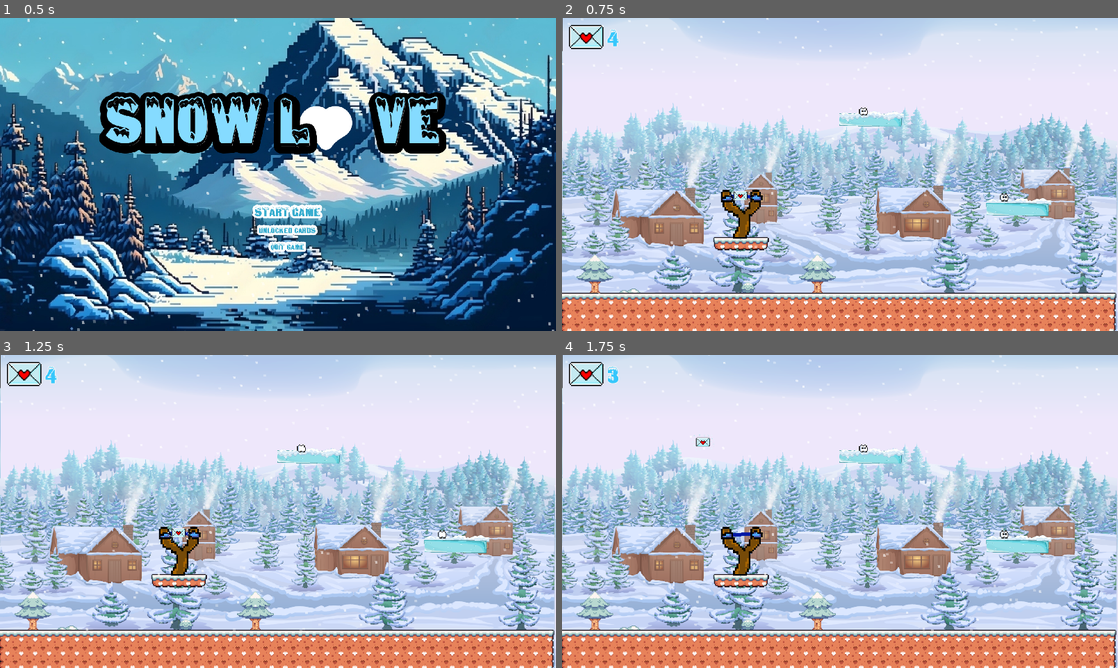
Above: before the commit, frames 1-4 (two rows, left to right).
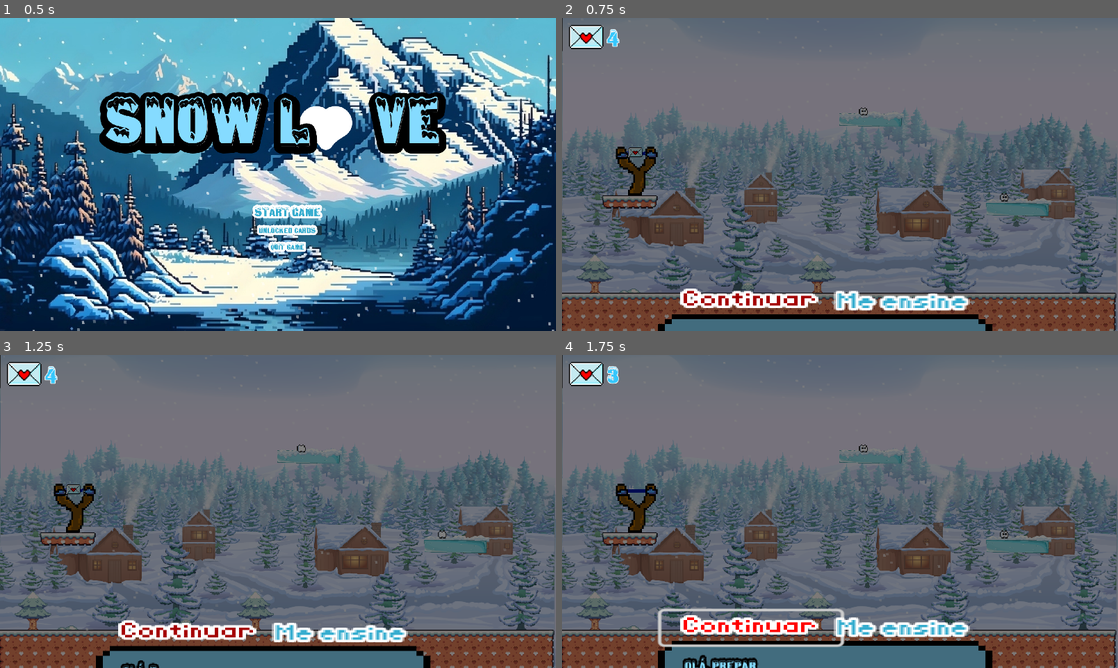
Above: after the commit, the same moments.

Repository: PedroVenanci0/Snow-Love
Game: Godot game, scene res://scenes/menu_principal.tscn
Same seed, same stepped clock (60 frames per second), same inputs: the game is played once before the commit and once after it.
Inputs (mouse positions are in pixels of both pictures, inside the frame that each line leads up to):
- Up to frame 1 (0.5 s): no input
- Up to frame 2 (0.75 s): click "Start Game" at 0.5 s
- Up to frame 3 (1.25 s): no input
- Up to frame 4 (1.75 s): click (751, 633) at 1.25 s, where only the run after the commit has a clickable "Continuar"

Frame 1 is identical in both runs. In frame 2, 99% of the frame differs, in the area x 0-100%, y 0-100%; in frame 3, 99%; in frame 4, 99%.

Commit message:
criação da cena tutorial e correção de bugs

Diff:
--- a/scenes/world_01.tscn
+++ b/scenes/Tutorial.tscn
@@ -1,24 +1,28 @@
-[gd_scene load_steps=22 format=3 uid="uid://dgme7obfo2ryq"]
-
-[ext_resource type="Texture2D" uid="uid://cbtsf8m7gbhhs" path="res://assets/world/Seasonal Tilesets/Seasonal Tilesets/4 - Winter World/Terrain (16 x 16).png" id="1_tgehh"]
-[ext_resource type="Script" path="res://script/world_01.gd" id="1_v5ntp"]
-[ext_resource type="Texture2D" uid="uid://cg0r5cxyfkhpk" path="res://assets/world/Seasonal Tilesets/Seasonal Tilesets/4 - Winter World/Winter_entities (16 x 16).png" id="2_skqpc"]
-[ext_resource type="Shader" path="res://shader/rain_and_snow_shader.gdshader" id="3_ilnu4"]
-[ext_resource type="PackedScene" uid="uid://bht4ua6k7nlh5" path="res://scenes/player.tscn" id="4_niov7"]
-[ext_resource type="Texture2D" uid="uid://c4abypyg6xj37" path="res://assets/free-winter-holiday-game-backgrounds/PNG/BG_02/Layers/Sky.png" id="6_y6oqs"]
-[ext_resource type="Texture2D" uid="uid://co2p1vnvxy3ee" path="res://assets/free-winter-holiday-game-backgrounds/PNG/BG_02/Layers/BG.png" id="7_u1s5n"]
-[ext_resource type="Texture2D" uid="uid://cny7oski58p2n" path="res://assets/free-winter-holiday-game-backgrounds/PNG/BG_02/Layers/Middle.png" id="8_gvnuv"]
-[ext_resource type="Texture2D" uid="uid://b5dsckr80k2dp" path="res://assets/free-winter-holiday-game-backgrounds/PNG/BG_02/Layers/Ground_01.png" id="9_5bl76"]
-[ext_resource type="Texture2D" uid="uid://bcerd0wiu6o76" path="res://assets/free-winter-holiday-game-backgrounds/PNG/BG_02/Layers/Foreground.png" id="10_3v4ay"]
-[ext_resource type="PackedScene" uid="uid://bvxabrpqnao5k" path="res://scenes/scene de pause.tscn" id="11_00qbu"]
-[ext_resource type="PackedScene" uid="uid://cnk01usi4jhcc" path="res://scenes/hud_cards.tscn" id="12_2a8e3"]
-[ext_resource type="PackedScene" uid="uid://bx17gyp3v7exd" path="res://scenes/launchable_card_update.tscn" id="13_b683t"]
-[ext_resource type="PackedScene" uid="uid://cwc81ubq57hyl" path="res://scenes/Slingshot.tscn" id="13_h71wn"]
-[ext_resource type="Texture2D" uid="uid://blbhyvo6m2u0g" path="res://assets/construções pelo mapa/contrução_gelo_02.webp" id="14_ql1qa"]
-[ext_resource type="Texture2D" uid="uid://bb8625sbhk3vc" path="res://assets/tela de cartas/3385744-calota-de-gelo-fixada-vetor-removebg-preview.png" id="15_2h06m"]
+[gd_scene load_steps=26 format=3 uid="uid://dgme7obfo2ryq"]
+
+[ext_resource type="Script" path="res://script/tutorial.gd" id="1_rlqje"]
+[ext_resource type="Texture2D" uid="uid://cbtsf8m7gbhhs" path="res://assets/world/Seasonal Tilesets/Seasonal Tilesets/4 - Winter World/Terrain (16 x 16).png" id="2_imopq"]
+[ext_resource type="Texture2D" uid="uid://cg0r5cxyfkhpk" path="res://assets/world/Seasonal Tilesets/Seasonal Tilesets/4 - Winter World/Winter_entities (16 x 16).png" id="3_f7282"]
+[ext_resource type="Shader" path="res://shader/rain_and_snow_shader.gdshader" id="4_r7af4"]
+[ext_resource type="PackedScene" uid="uid://bht4ua6k7nlh5" path="res://scenes/player.tscn" id="5_iutqr"]
+[ext_resource type="Texture2D" uid="uid://c4abypyg6xj37" path="res://assets/free-winter-holiday-game-backgrounds/PNG/BG_02/Layers/Sky.png" id="6_lokno"]
+[ext_resource type="Texture2D" uid="uid://co2p1vnvxy3ee" path="res://assets/free-winter-holiday-game-backgrounds/PNG/BG_02/Layers/BG.png" id="7_73cmg"]
+[ext_resource type="Texture2D" uid="uid://cny7oski58p2n" path="res://assets/free-winter-holiday-game-backgrounds/PNG/BG_02/Layers/Middle.png" id="8_1k4dr"]
+[ext_resource type="Texture2D" uid="uid://b5dsckr80k2dp" path="res://assets/free-winter-holiday-game-backgrounds/PNG/BG_02/Layers/Ground_01.png" id="9_bivbu"]
+[ext_resource type="Texture2D" uid="uid://bcerd0wiu6o76" path="res://assets/free-winter-holiday-game-backgrounds/PNG/BG_02/Layers/Foreground.png" id="10_qer8k"]
+[ext_resource type="PackedScene" uid="uid://bvxabrpqnao5k" path="res://scenes/scene de pause.tscn" id="11_x1etn"]
+[ext_resource type="PackedScene" uid="uid://cnk01usi4jhcc" path="res://scenes/hud_cards.tscn" id="12_xkbil"]
+[ext_resource type="PackedScene" uid="uid://cwc81ubq57hyl" path="res://scenes/Slingshot.tscn" id="13_q6qgq"]
+[ext_resource type="PackedScene" uid="uid://bx17gyp3v7exd" path="res://scenes/launchable_card_update.tscn" id="14_tyvjf"]
+[ext_resource type="Texture2D" uid="uid://bb8625sbhk3vc" path="res://assets/tela de cartas/3385744-calota-de-gelo-fixada-vetor-removebg-preview.png" id="15_vhwur"]
+[ext_resource type="Texture2D" uid="uid://blbhyvo6m2u0g" path="res://assets/construções pelo mapa/contrução_gelo_02.webp" id="16_r2f45"]
+[ext_resource type="PackedScene" uid="uid://c1pa04jpbwj3e" path="res://scenes/dialog_box.tscn" id="17_sfxi5"]
+[ext_resource type="Texture2D" uid="uid://cn73vhqe6lte4" path="res://assets/dialogconteiner/New Piskel-1.png.png" id="18_ik46n"]
+[ext_resource type="Theme" uid="uid://cf75q256oi40t" path="res://shader/theme_button.tres" id="19_yd8ol"]
+[ext_resource type="FontFile" uid="uid://6bjx631fkm5j" path="res://assets/fontes/RevMiniPixel.ttf" id="20_qmxgl"]
 
 [sub_resource type="TileSetAtlasSource" id="TileSetAtlasSource_53sdi"]
-texture = ExtResource("1_tgehh")
+texture = ExtResource("2_imopq")
 3:1/0 = 0
 3:1/0/physics_layer_0/linear_velocity = Vector2(0, 0)
 3:1/0/physics_layer_0/angular_velocity = 0.0
@@ -400,8 +404,8 @@
 [sub_resource type="RectangleShape2D" id="RectangleShape2D_hg3pr"]
 size = Vector2(83.8123, 248.551)
 
-[node name="world_01" type="Node2D"]
-script = ExtResource("1_v5ntp")
+[node name="Tutorial" type="Node2D"]
+script = ExtResource("1_rlqje")
 
 [node name="Camera2D2" type="Camera2D" parent="."]
 position = Vector2(305, 167)
@@ -417,7 +421,7 @@
 tile_set = SubResource("TileSet_46tct")
 format = 2
 layer_0/name = "Ground"
-layer_0/tile_data = PackedInt32Array(2621440, 262152, 5, 262 …(3937 unchanged characters)… 2687012, 262152, 6, 2687013, 262152, 6, 2162698, 589832, 3, 2162699, 655368, 3, 2162700, 786440, 3, 2162701, 851976, 3)
+layer_0/tile_data = PackedInt32Array(2621440, 262152, 5, 262 …(3937 unchanged characters)… 2687012, 262152, 6, 2687013, 262152, 6, 1966082, 589832, 3, 1966083, 655368, 3, 1966084, 786440, 3, 1966085, 851976, 3)
 layer_1/name = "Trees"
 layer_1/tile_data = PackedInt32Array(2293777, 65545, 1, 2293761, 65545, 1, 2359308, 65545, 5, 2359299, 196617, 5, 2359300, 262153, 5)
 layer_2/name = "Obstacules"
@@ -495,20 +499,20 @@
 [node name="Sprite2D" type="Sprite2D" parent="BG/casas"]
 position = Vector2(-14, -9)
 scale = Vector2(0.332292, 0.328704)
-texture = ExtResource("10_3v4ay")
+texture = ExtResource("10_qer8k")
 centered = false
 
-[node name="SceneDePause" parent="." instance=ExtResource("11_00qbu")]
+[node name="SceneDePause" parent="." instance=ExtResource("11_x1etn")]
 visible = false
 
-[node name="HUD_cards" parent="." instance=ExtResource("12_2a8e3")]
-
-[node name="Slingshot" parent="." node_paths=PackedStringArray("projectile") instance=ExtResource("13_h71wn")]
-position = Vector2(192, 155)
+[node name="HUD_cards" parent="." instance=ExtResource("12_xkbil")]
+
+[node name="Slingshot" parent="." node_paths=PackedStringArray("projectile") instance=ExtResource("13_q6qgq")]
+position = Vector2(71, 105)
 projectile = NodePath("../LaunchableCardUpdate")
 
-[node name="LaunchableCardUpdate" parent="." instance=ExtResource("13_b683t")]
-position = Vector2(194, 155)
+[node name="LaunchableCardUpdate" parent="." instance=ExtResource("14_tyvjf")]
+position = Vector2(73, 105)
 
 [node name="ContruçãoGelo02" type="StaticBody2D" parent="."]
 position = Vector2(513, 167)
@@ -560,6 +564,68 @@
 rotation = -0.0183866
 scale = Vector2(1.01314, 0.961096)
 skew = 0.021626
-texture = ExtResource("14_ql1qa")
+texture = ExtResource("16_r2f45")
 region_enabled = true
 region_rect = Rect2(211.318, 520.773, 92.7273, 251.466)
+
+[node name="conteiner_box_dialog" type="Sprite2D" parent="."]
+process_mode = 3
+z_index = 2
+position = Vector2(283, 345)
+scale = Vector2(1.98438, 1.41406)
+texture = ExtResource("18_ik46n")
+
+[node name="ColorRect" type="ColorRect" parent="conteiner_box_dialog"]
+offset_left = -151.0
+offset_top = -281.0
+offset_right = 173.0
+offset_bottom = 181.0
+color = Color(0, 0, 0, 0.505882)
+
+[node name="dialogBox" parent="conteiner_box_dialog" instance=ExtResource("17_sfxi5")]
+position = Vector2(-142.614, -171.138)
+scale = Vector2(0.503937, 0.707182)
+
+[node name="TextureRect" parent="conteiner_box_dialog/dialogBox" index="0"]
+offset_left = 79.0
+offset_top = 183.0
+offset_right = 584.0
+offset_bottom = 370.0
+
+[node name="Text" parent="conteiner_box_dialog/dialogBox/TextureRect" index="0"]
+layout_mode = 1
+anchors_preset = -1
+anchor_left = -0.0732673
+anchor_top = -0.13369
+anchor_right = -0.0732673
+anchor_bottom = -0.13369
+
+[node name="SkipButton" type="Button" parent="conteiner_box_dialog"]
+offset_left = -91.7165
+offset_top = -60.8177
+offset_right = 12.2835
+offset_bottom = -33.8177
+theme = ExtResource("19_yd8ol")
+theme_override_colors/font_color = Color(0.647059, 0, 0, 1)
+theme_override_constants/outline_size = 8
+theme_override_fonts/font = ExtResource("20_qmxgl")
+theme_override_font_sizes/font_size = 16
+text = "Continuar"
+flat = true
+
+[node name="ContinueButton" type="Button" parent="conteiner_box_dialog"]
+offset_left = -12.0945
+offset_top = -61.5249
+offset_right = 109.906
+offset_bottom = -29.5249
+theme = ExtResource("19_yd8ol")
+theme_override_constants/outline_size = 8
+theme_override_fonts/font = ExtResource("20_qmxgl")
+theme_override_font_sizes/font_size = 16
+text = "Me ensine"
+flat = true
+
+[connection signal="pressed" from="conteiner_box_dialog/SkipButton" to="." method="_on_skip_button_pressed"]
+[connection signal="pressed" from="conteiner_box_dialog/ContinueButton" to="." method="_on_continue_button_pressed"]
+
+[editable path="conteiner_box_dialog/dialogBox"]
--- /dev/null
+++ b/scenes/dialog_box.tscn
@@ -0,0 +1,31 @@
+[gd_scene load_steps=3 format=3 uid="uid://c1pa04jpbwj3e"]
+
+[ext_resource type="Script" path="res://script/dialogBox.gd" id="1_d8dep"]
+[ext_resource type="FontFile" uid="uid://iyo6ms8m752s" path="res://assets/fontes/snowtop_caps/SnowtopCaps.otf" id="3_14xk6"]
+
+[node name="dialogBox" type="Node2D"]
+script = ExtResource("1_d8dep")
+
+[node name="TextureRect" type="TextureRect" parent="."]
+offset_left = 42.0
+offset_top = 157.0
+offset_right = 547.0
+offset_bottom = 344.0
+metadata/_edit_use_anchors_ = true
+
+[node name="Text" type="Label" parent="TextureRect"]
+texture_filter = 1
+offset_left = 85.0
+offset_top = 53.0
+offset_right = 403.0
+offset_bottom = 104.0
+theme_override_colors/font_color = Color(0.521569, 0.858824, 1, 1)
+theme_override_constants/outline_size = 10
+theme_override_fonts/font = ExtResource("3_14xk6")
+theme_override_font_sizes/font_size = 15
+metadata/_edit_use_anchors_ = true
+
+[node name="Timer" type="Timer" parent="."]
+wait_time = 0.1
+
+[connection signal="timeout" from="Timer" to="." method="_on_timer_timeout"]
--- a/scenes/vitoria.tscn
+++ b/scenes/vitoria.tscn
@@ -90,6 +90,7 @@
 theme_override_font_sizes/font_size = 50
 
 [node name="Label2" type="Label" parent="."]
+layout_mode = 0
 offset_left = 150.0
 offset_top = 344.0
 offset_right = 1919.0
@@ -102,6 +103,7 @@
 "
 
 [node name="Label" type="Label" parent="."]
+layout_mode = 0
 offset_left = 152.0
 offset_top = 343.0
 offset_right = 1921.0
--- a/script/Global.gd
+++ b/script/Global.gd
@@ -10,15 +10,16 @@
 var playerInTheScene : int
 var launched : bool
 
+var somente_uma_vez: bool = true
+
 func _ready():
 	pass
 
-
-
 func _process(delta):
-	if playerLoving == playerInTheScene and playerInTheScene > 0 :
+	if playerLoving == playerInTheScene and playerInTheScene > 0 and somente_uma_vez :
 		#await get_tree().create_timer(1.5).timeout
 		get_tree().change_scene_to_file("res://scenes/vitoria.tscn")
+		somente_uma_vez = false
 
 	# DEBUG: Atalho para reiniciar cena
 	if Input.is_action_just_pressed("ui_cancel"):
--- /dev/null
+++ b/script/dialogBox.gd
@@ -0,0 +1,52 @@
+extends Node2D
+
+@onready var text = $TextureRect/Text
+@onready var timer = $Timer
+
+# Dicionário para armazenar mensagens de cada cena
+var msg_queues: Dictionary = {
+	"Tutorial": [
+		"Olá, preparamos um pequeno tutorial para\n ajudar você a encontrar o amor\n neste mundo gelado...",
+		"Caso não queira passar pelo tutorial\n e já saiba como conseguir um amor,\n pressione o botão (SKIP); caso contrário,\n pressione (Continuar)."
+	],
+	"CartaDesbloqueadas": [
+		"Mensagem 1 da cena 2...",
+		"Mensagem 2 da cena 2..."
+	],
+
+}
+
+func _ready():
+	# Mostra a primeira mensagem da cena atual quando o jogo inicia
+	show_message()
+
+func _process(delta):
+	pass
+
+func _input(event):
+	if event is InputEventKey and event.is_action_pressed("ui_accept"):
+		show_message()
+
+func show_message():
+
+	var current_scene: String = get_tree().current_scene.name
+
+	if not timer.is_stopped():
+		text.visible_characters = text.text.length()
+		return
+
+	if msg_queues[current_scene].size() == 0:
+		hide()
+		return
+
+	var _msg: String = msg_queues[current_scene].pop_front()
+
+	text.visible_characters = 0
+	text.text = _msg
+	timer.start()
+
+func _on_timer_timeout():
+	if text.visible_characters == text.text.length():
+		timer.stop()
+	else:
+		text.visible_characters += 1
--- a/script/menu_principal.gd
+++ b/script/menu_principal.gd
@@ -1,6 +1,4 @@
 extends Control
-
-@onready var cora__o_gelado_2 = $"CoraçãoGelado2"
 
 func _ready():
 	pass # Replace with function body.
@@ -8,13 +6,14 @@
 
 # Called every frame. 'delta' is the elapsed time since the previous frame.
 func _process(delta):
-	cora__o_gelado_2
+	pass
 
 func _on_quit_gmae_pressed():
 	get_tree().quit()
 
 func _on_start_game_pressed():
-	get_tree().change_scene_to_file("res://scenes/world_01.tscn")
+	get_tree().change_scene_to_file("res://scenes/Tutorial.tscn")
+	Global.playerLoving = 0
 
 func _on_cartas_desbloqueadas_pressed():
 	get_tree().change_scene_to_file("res://scenes/Mostrando_cartas.tscn")
--- a/script/player.gd
+++ b/script/player.gd
@@ -44,5 +44,5 @@
 
 func _on_area_2d_body_entered(body):
 	$Area2D/CollisionShape2D.set_deferred("disabled", true)
-	Global.playerLoving += 1
+	Global.playerLoving += 2
 	colliding = true
--- /dev/null
+++ b/script/tutorial.gd
@@ -0,0 +1,28 @@
+extends Node2D
+
+@onready var conteiner_box_dialog = $conteiner_box_dialog
+
+@onready var skip_button = $conteiner_box_dialog/SkipButton
+@onready var continue_button = $conteiner_box_dialog/ContinueButton
+
+
+@onready var player = $Player
+@onready var player_2 = $Player2
+
+func _ready():
+	Global.playerInTheScene = 0
+	Global.numberCards = 4
+
+func _process(delta):
+	if conteiner_box_dialog.global_position.y >= 250:
+		conteiner_box_dialog.global_position.y -= 0.2
+
+	#if conteiner_box_dialog.global_position.y == 250:
+		#skip_button.visible = true
+		#continue_button.visible = true
+
+func _on_skip_button_pressed():
+	pass
+
+func _on_continue_button_pressed():
+	conteiner_box_dialog.visible = false
--- a/script/world_01.gd
+++ /dev/null
@@ -1,8 +0,0 @@
-extends Node2D
-
-@onready var player = $Player
-@onready var player_2 = $Player2
-
-func _ready():
-	Global.playerInTheScene = 0
-	Global.numberCards = 4
Not shown: 10 places in scenes/Tutorial.tscn that only renumber resources
